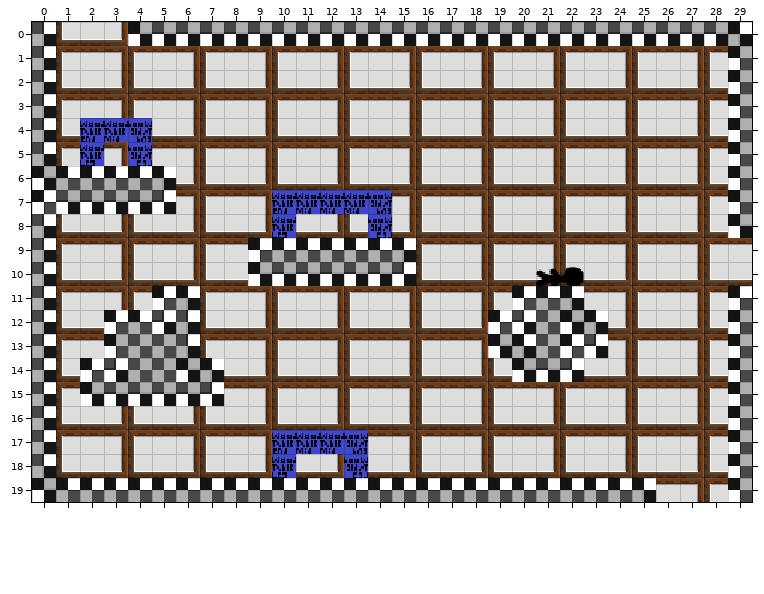
A Tiled map gets an edit: Assets/maps/HubRooms/2 - Lower Class Rooms/B6 room.tmx. Above, as it was before the edit.
Cells are 16x16 px. Shown: x 0..29, y 0..19.
Once edited:
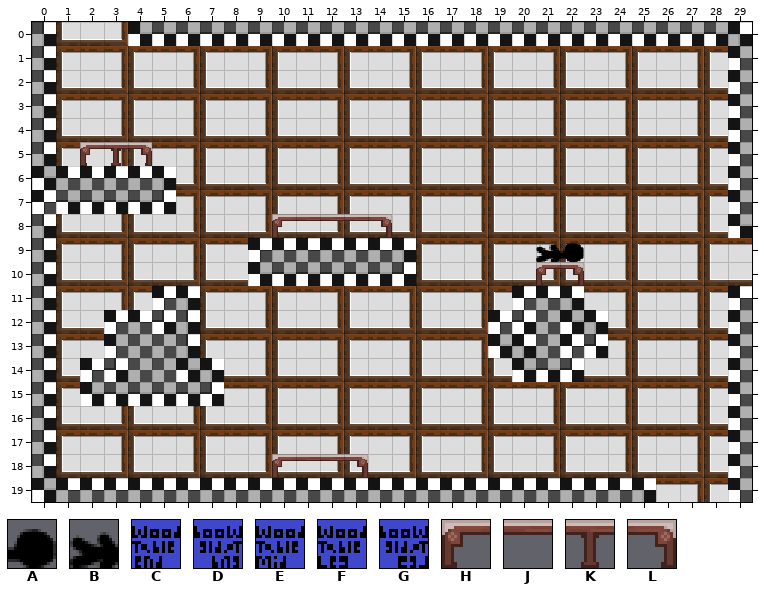
Key: from "PlaceholderSprites": A 62 flipped on the other diagonal, B 77 flipped on the other diagonal; from "Possible Extra Art": C 0, D 0 flipped left-right, E 1, F 2, G 2 flipped left-right; from "decorative_props": H 8, J 9, K 10, L 11.
_ is an empty cell.
Diff:
Layer "ground":
y 4: x 2..4 CED -> ___
y 5: x 2..4 F_G -> HKL
y 7: x 10..14 CEEED -> _____
y 8: x 10..14 F___G -> HJJJL
y 10: x 21..22 __ -> HL
y 17: x 10..13 CEED -> ____
y 18: x 10..13 F__G -> HJJL
Layer "annotations (for game objects)":
y 9: x 21..22 __ -> BA
y 10: x 21..22 BA -> __
Where, in picture pixels (left, top, right, bottom), the same in both pictures:
changed: (80, 118, 152, 166)
changed: (272, 190, 392, 238)
changed: (536, 243, 584, 286)
changed: (272, 430, 368, 478)
